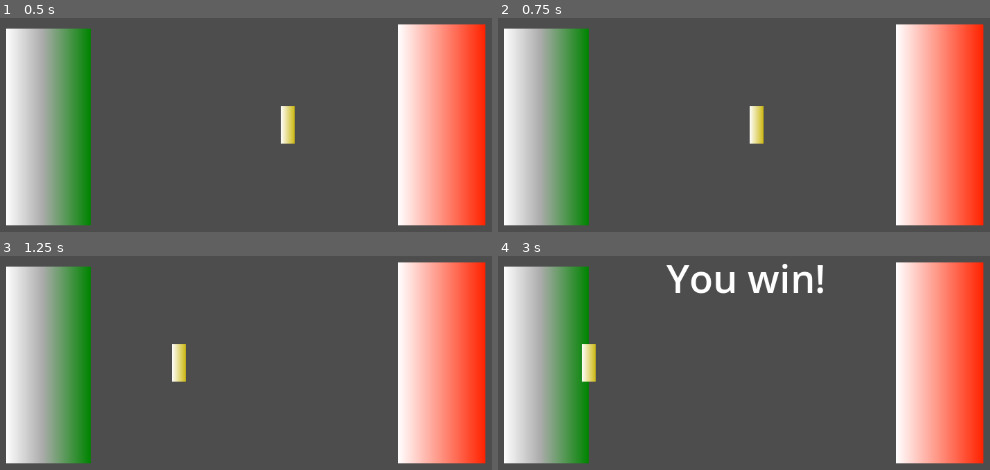
Above: before the commit, frames 1-4 (two rows, left to right).
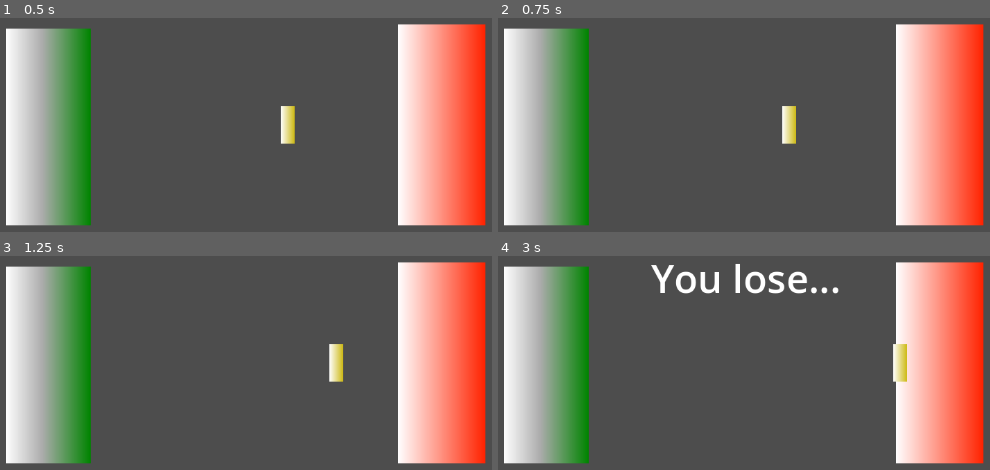
Above: after the commit, the same moments.

Repository: Xiphereal/CivisJam
Game: Godot game, scene res://scenes/main.tscn
Same seed, same stepped clock (60 frames per second), same inputs: the game is played once before the commit and once after it.
Inputs (mouse positions are in pixels of both pictures, inside the frame that each line leads up to):
- Up to frame 1 (0.5 s): no input
- Up to frame 2 (0.75 s): move the mouse to (921, 82) at 0.52 s; press the mouse at (921, 82) at 0.53 s
- Up to frame 3 (1.25 s): no input
- Up to frame 4 (3 s): move the mouse to (586, 365) at 1.27 s; release the mouse at (586, 365) at 1.28 s; click (586, 365) at 1.35 s; move the mouse to (outside the picture) at 2.02 s; press the mouse at (outside the picture) at 2.03 s; move the mouse to (704, 433) at 2.77 s; release the mouse at (704, 433) at 2.78 s; click (704, 433) at 2.85 s

Frame 1 is identical in both runs. In frame 2, 1.0% of the frame differs, in the area x 51-61%, y 41-59%; in frame 3, 1.0%; in frame 4, 3.3%, in the area x 17-84%, y 3-59%.

Commit message:
feat: player only pulls when action is just pressed. It has been rebalanced also.

Diff:
--- a/scenes/key.gd
+++ b/scenes/key.gd
@@ -6,7 +6,7 @@
 @onready var did_i_win_or_lose: Label = %DidIWinOrLose
 
 func _process(delta):
-	if Input.is_action_pressed("pull"):
+	if Input.is_action_just_pressed("pull"):
 		player_pull(player_pull_force)
 
 	boss_pull(boss_pull_force)
--- a/scenes/main.tscn
+++ b/scenes/main.tscn
@@ -76,7 +76,7 @@
 unique_name_in_owner = true
 position = Vector2(575, 353)
 script = ExtResource("1_flnan")
-player_pull_force = 6
+player_pull_force = 25
 boss_pull_force = 2
 metadata/_edit_group_ = true
 
